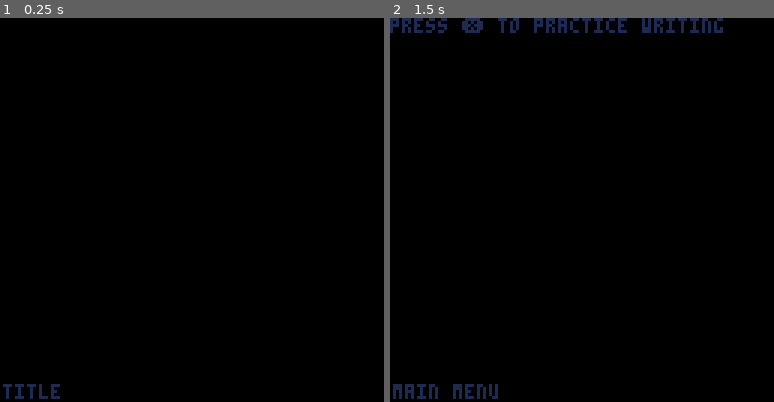
Above: before the commit, frames 1-2 (left to right).
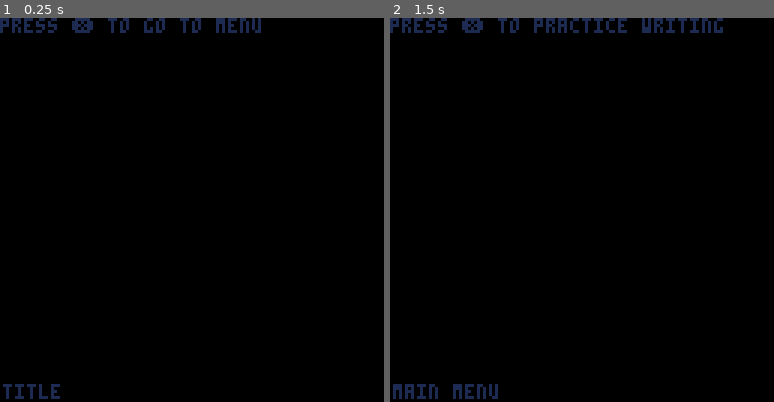
Above: after the commit, the same moments.

Repository: SestrenExsis/KanaPractice
Game: PICO-8 cartridge kana_practice.p8
Two runs of this game, one before a commit and one after it. Both use one fixed random seed, a clock stepped at 60 frames per second and the inputs below.
Inputs (mouse positions are in pixels of both pictures, inside the frame that each line leads up to):
- Up to frame 1 (0.25 s): no input
- Up to frame 2 (1.5 s): tap O (Z key) at 0.33, 0.7, 1.43 s; click (459, 121) at 0.67 s; tap X (X key) at 1.07 s; click (520, 267) at 1.22 s

The runs differ from the first frame. In frame 1, 1.0% of the frame differs, in the area x 0-68%, y 0-4%; in frame 2, nothing differs.

Commit message:
Build kana stroke points up-front

Diff:
--- a/kana_practice.p8
+++ b/kana_practice.p8
@@ -41,6 +41,88 @@
 _dryt={3.4,0.2,0.2,0.2}
 _mous=false
 _hint=false
+
+function point(xpos,ypos)
+	local res={
+		x=xpos,
+		y=ypos
+	}
+	return res
+end
+
+function getstrokes(k)
+	local res={}
+	local n={
+		-- orthogonal
+		-1, 0, 1, 0, 0,-1, 0, 1,
+		-- diagonal
+		-1,-1, 1,-1,-1, 1, 1, 1
+	}
+	local px=-1
+	local py=-1
+	-- scan through all frames
+	local points={}
+	for id in all(k.frames) do
+		-- find start of stroke
+		local found=false
+		local sx=8*(id%16)
+		local sy=8*flr(id/16)
+		for x=0,7 do
+			for y=0,7 do
+				if sget(sx+x,sy+y)==7 then
+					-- start of new stroke
+					if x!=px or y!=py then
+						if #points>0 then
+							add(res,points)
+						end
+						points={}
+					end
+					px=x
+					py=y
+					found=true
+					break
+				end
+				if (found) break
+			end
+		 if (found) break
+		end
+		-- follow stroke path
+		local found=true
+		local lx=0
+		local ly=0
+		local lx2=0
+		local ly2=0
+		while found do
+			local pt=point(px,py)
+			add(points,pt)
+			found=false
+			-- find neighbors
+			for i=1,#n,2 do
+				local nx=px+n[i]
+				local ny=py+n[i+1]
+				if nx>=0 and nx<=7 and
+				   ny>=0 and ny<=7 and
+				   (nx!=lx or ny!=ly) and
+				   (nx!=lx2 or ny!=ly2) then
+					if sget(sx+nx,sy+ny)==14 then
+						lx2=lx
+						ly2=ly
+						lx=px
+						ly=py
+						px=nx
+						py=ny
+						found=true
+						break
+					end
+				end
+			end -- for each neighbor
+		end -- while neighbor found
+	end -- for each stroke frame
+	if #points>0 then
+		add(res,points)
+	end
+	return res
+end
 
 function kana(
 	n,   -- name    : str
@@ -54,11 +136,12 @@
 		col=c,
 		frames=f
 	}
+	res.strokes=getstrokes(res)
 	return res
 end
 
 -- kana info
-_kana_tbl={
+_kanatbl={
 a=kana("a",0,0,{0,1,2,3}),
 i=kana("i",0,1,{4,5}),
 u=kana("u",0,2,{6,7}),
@@ -106,7 +189,7 @@
 wo=kana("wo",9,4,{139,140,141,142}),
 n=kana("n",10,0,{143,144})
 }
-_kana_key={
+_kanakey={
  "a","i","u","e","o",
 	"ka","ki","ku","ke","ko",
 	"sa","shi","su","se","so",
@@ -175,7 +258,6 @@
 function drawtitle()
 	cls()
 	print("press ❎ to go to menu")
-	drawallkana()
 end
 
 -- menu screen
@@ -232,8 +314,8 @@
 	_nib_on=false
 	_nib_pr=false
 	_lines=0
-	local i=flr(rnd(#_kana_key))+1
-	_kana=_kana_key[i]
+	local i=flr(rnd(#_kanakey))+1
+	_kana=_kanatbl[_kanakey[i]]
 	_inks={{}}
 end
 
@@ -320,17 +402,18 @@
 end
 
 function drawcard()
+	local k=_kana
 	cls(_c_cnv)
 	rect(23,23,120,120,6)
-	local p=strokes(_kana)
+	local p=k.strokes
 	-- draw hint
 	if _hint then
-		drawkana(p,64,7,9,2,_c_cut)
+		drawkana(k,64,7,9,2,_c_cut)
 		local i=(12*t())%64
 		i=mid(0,i-16,64)
-		drawkana(p,i,7,9,2,_c_dry)
+		drawkana(k,i,7,9,2,_c_dry)
  	fillp(0b0101111101011111)
-		drawkana(p,64,24,24,12)
+		drawkana(k,64,24,24,12)
 	end
  fillp()
  -- draw ink
@@ -358,7 +441,7 @@
 			_nib_px,_nib_py,
 	 	max(1,_nib_sz),_c_nib
 		)
-	print(_kana,3,3,1)
+	print(k.name,3,3,1)
 	print(#_inks-1,112,0,1)
 	--local test=testinks(24,24,12)
 	--drawkana(test,64,23,9,2,3)
@@ -371,14 +454,6 @@
 end
 -->8
 -- helper functions
-
-function point(xpos,ypos)
-	local res={
-		x=xpos,
-		y=ypos
-	}
-	return res
-end
 
 function inkdrop(
 	position,
@@ -437,90 +512,16 @@
 	return res
 end
 
-function strokes(k)
-	local res={}
-	local n={
-		-- orthogonal
-		-1, 0, 1, 0, 0,-1, 0, 1,
-		-- diagonal
-		-1,-1, 1,-1,-1, 1, 1, 1
-	}
-	local px=-1
-	local py=-1
-	-- scan through all frames
-	local points={}
-	for id in all(_kana_tbl[k].frames) do
-		-- find start of stroke
-		local found=false
-		local sx=8*(id%16)
-		local sy=8*flr(id/16)
-		for x=0,7 do
-			for y=0,7 do
-				if sget(sx+x,sy+y)==7 then
-					-- start of new stroke
-					if x!=px or y!=py then
-						if #points>0 then
-							add(res,points)
-						end
-						points={}
-					end
-					px=x
-					py=y
-					found=true
-					break
-				end
-				if (found) break
-			end
-		 if (found) break
-		end
-		-- follow stroke path
-		local found=true
-		local lx=0
-		local ly=0
-		local lx2=0
-		local ly2=0
-		while found do
-			local pt=point(px,py)
-			add(points,pt)
-			found=false
-			-- find neighbors
-			for i=1,#n,2 do
-				local nx=px+n[i]
-				local ny=py+n[i+1]
-				if nx>=0 and nx<=7 and
-				   ny>=0 and ny<=7 and
-				   (nx!=lx or ny!=ly) and
-				   (nx!=lx2 or ny!=ly2) then
-					if sget(sx+nx,sy+ny)==14 then
-						lx2=lx
-						ly2=ly
-						lx=px
-						ly=py
-						px=nx
-						py=ny
-						found=true
-						break
-					end
-				end
-			end -- for each neighbor
-		end -- while neighbor found
-	end -- for each stroke frame
-	if #points>0 then
-		add(res,points)
-	end
-	return res
-end
-
 function drawkana(
-	p,   -- points table
+	k,   -- kana
 	i,   -- progression counter
 	x,y, -- upper left corner
 	s,   -- scale in pixels
 	c    -- color
 	) -- return type: bool
 	if (c==nil) c=_c_cut
-	for points in all(p) do
-		for pt in all(points) do
+	for pts in all(k.strokes) do
+		for pt in all(pts) do
 			i-=1
 			if (i<=0) break
 			if s==1 then
@@ -631,7 +632,7 @@
 function drawallkana()
 	cls()
 	local s=1 -- scale
-	for k,v in pairs(_knnam) do
+	for k,v in pairs(_kanakey) do
 		local p=strokes(v)
 		local i=0
 		if v~="  " then
